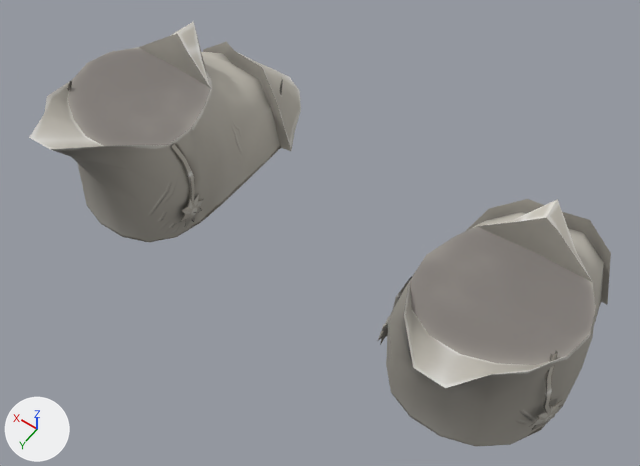
An edit to the glTF model assets/chibi/items/individuals items objects only/glb/armorshoe.glb, drawn before and after from the same camera.
Before and after are seen from a 50 mm lens placed at (-0.223, 0.297, 0.517), pointed at (-0.007, -0.005, 0.042). Lighting does not change. The marker at lower left points along +X, +Y and +Z. The older version comes first.

Names of what the first picture shows: 'armorshoe'.
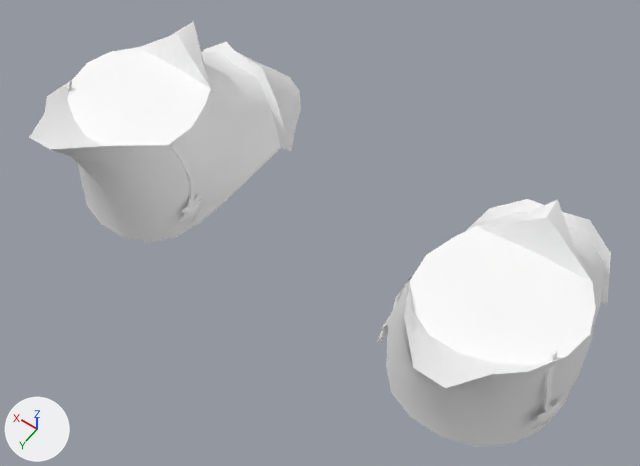
Patch to the scene script:
```diff
--- a/assets/chibi/items/individuals items objects only/glb/armorshoe.glb.py
+++ b/assets/chibi/items/individuals items objects only/glb/armorshoe.glb.py
@@ mat_boot_tint @@
+mat_boot_tint = principled_material('boot_tint')
+mat_boot_tint.base_color = (1.0, 1.0, 1.0)  # white #ffffff
@@ me_plane_010 @@
 me_plane_010.from_pydata(...)  # 464 vertices, 784 faces; spans x -0.198..0.198, y -0.15..0.087, z 0.006..0.118
-me_plane_010.materials.append(mat_armorshoe)  # picture img_armorshoe_color
+me_plane_010.materials.append(mat_boot_tint)  # white #ffffff
```

What differs and where, as boxes [x1, y1, x2, y2] in the pictures (640 x 466 px):
'armorshoe', recoloured (grey to white)
    both: [29, 21, 611, 446]
